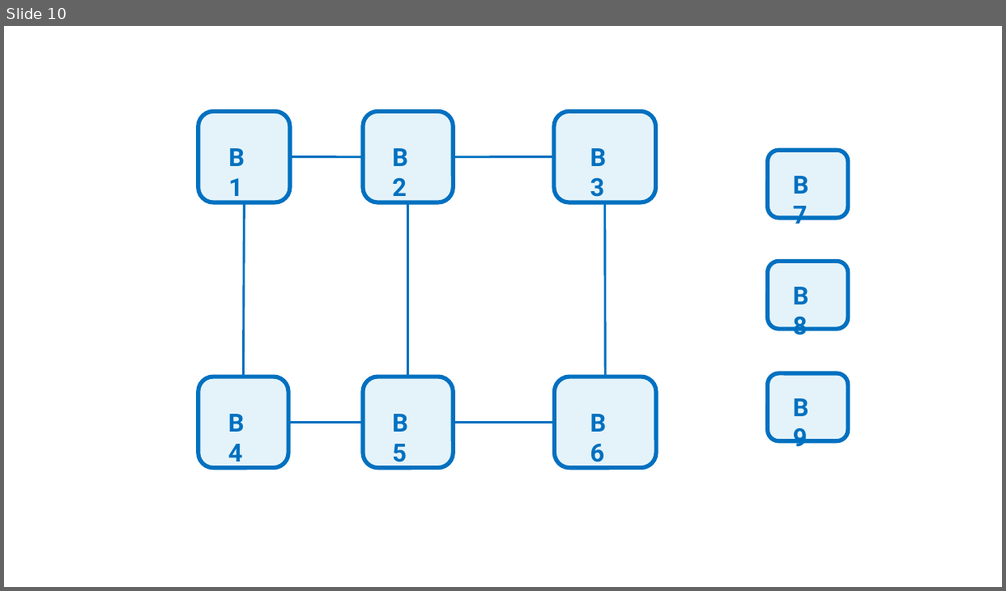
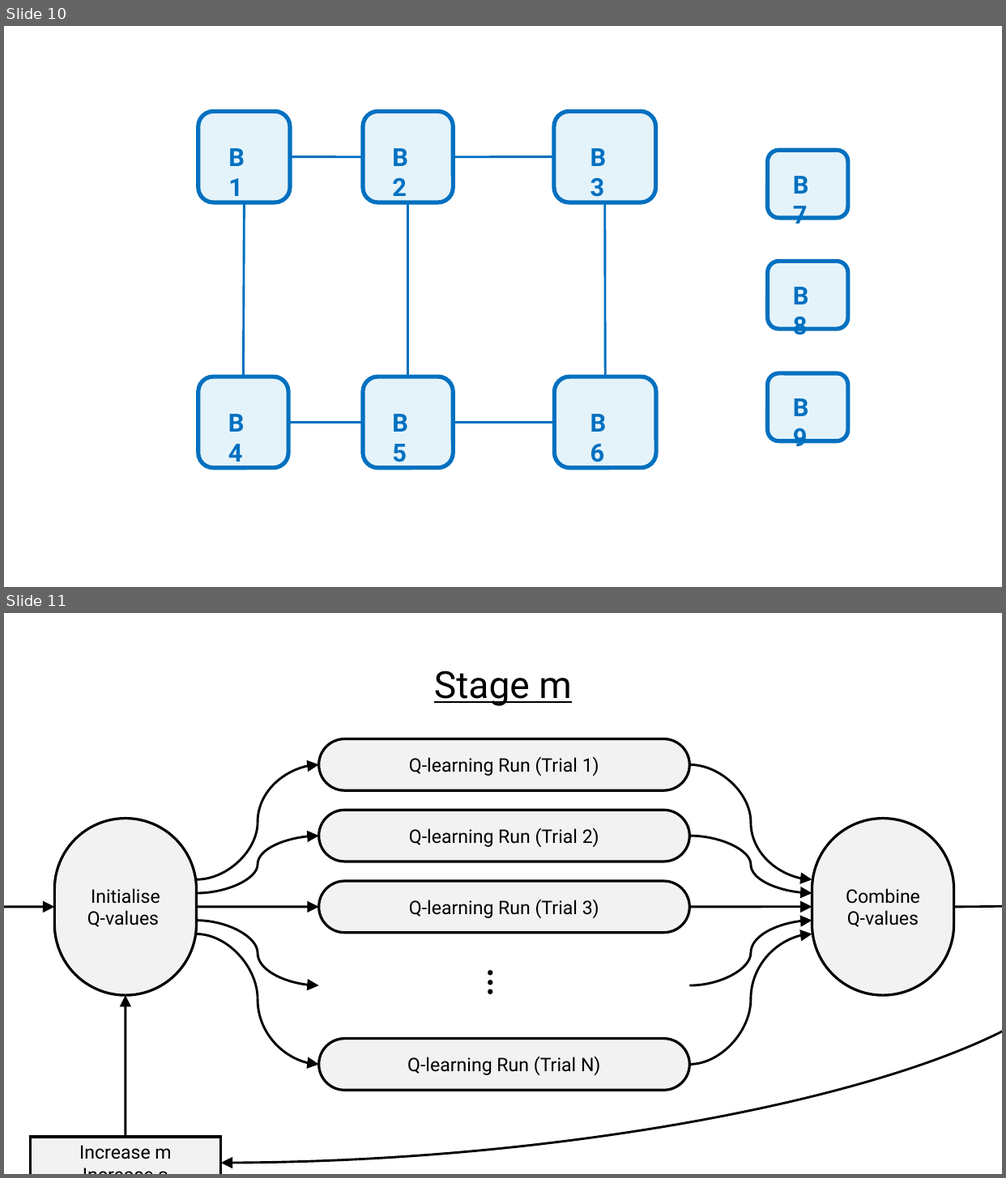
Before and after one commit to geraintpalmer/bed_moves_policy, a slide deck: images.pptx. Shown one above the other, each under a label of ours: slide 10 before the commit, slides 10 and 11 after it. The pictures are 1006x591 and 1006x1178 pixels, drawn with LibreOffice and Linux fonts; fonts in the diff are those of the drawing. Boxes give left, top, right and bottom in pixels: in the first picture for what was removed or moved away, otherwise in the second. Text is boxed around its words. In the diff, an @@ line names an element or a change of style, - is before the commit and + after.

```diff
--- a/images.pptx
+++ b/images.pptx
@@ slide 11 added at box(4, 613, 1002, 1174), background #FFFFFF @@
@@ group added at box(4, 671, 1002, 1174): 14 curved arrows, 6 rounded rectangles, 2 texts, 1 rectangle @@
+Q-learning Run (Trial 1)
+Q-learning Run (Trial 2)
+Q-learning Run (Trial 3)
+Q-learning Run (Trial N)
+Initialise Q-values
+Combine Q-values
+…
+Stage m
+Increase m
+Increase ε
```
Also in this commit, not shown: 10 other files.
